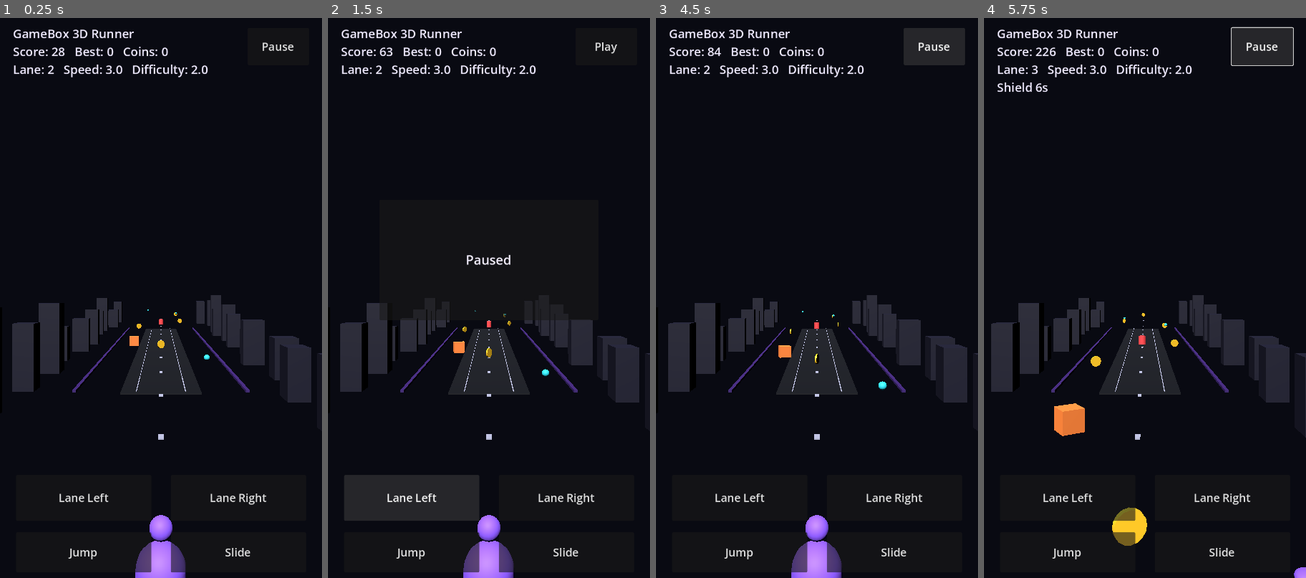
Above: before the commit, frames 1-4 (left to right).
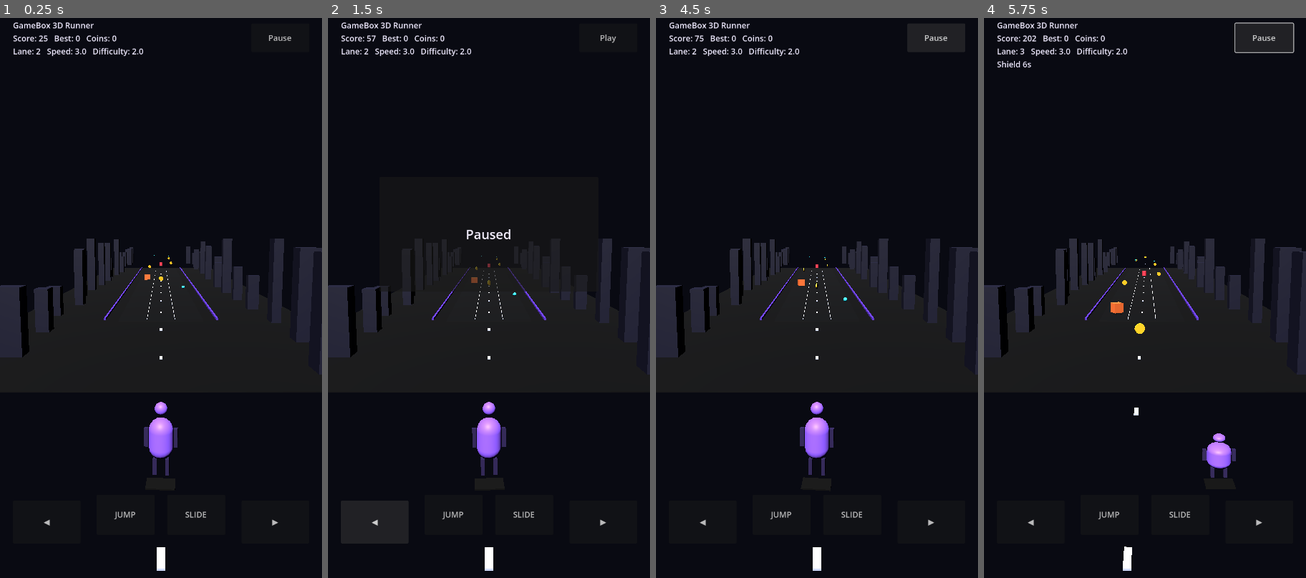
Above: after the commit, the same moments.

Repository: rahul12662006-cloud/GameBox3DRunnerGodot
Game: Godot game, scene res://scenes/Main.tscn
The game is run twice, just before and just after one commit, with the same random seed, the same clock (stepped at 60 frames per second) and the same inputs.
Inputs:
- Up to frame 1 (0.25 s): no input
- Up to frame 2 (1.5 s): click "Pause" at 0.5 s; click "Lane Left" (after the commit: "◀") at 1.25 s
- Up to frame 3 (4.5 s): click "Lane Right" (after the commit: "▶") at 2 s; click "Jump" (after the commit: "JUMP") at 2.75 s; click "Slide" (after the commit: "SLIDE") at 3.5 s; click "Play" at 4.25 s
- Up to frame 4 (5.75 s): hold Right (lane_right) from 5.03 s (still down); hold Shift (slide) from 5.03 s (still down)

The runs differ from the first frame. In frame 1, 14% of the frame differs, in the area x 0-100%, y 0-100%; in frame 2, 13%; in frame 3, 14%; in frame 4, 15%.

Commit message:
Improve Godot runner camera scale and visuals

Diff:
--- a/scripts/Main.gd
+++ b/scripts/Main.gd
@@ -1,13 +1,13 @@
 extends Node3D
 
 # GameBox 3D Runner - Android-safe real 3D prototype.
-# Phase 5A.1: fixes black screen by using a simpler renderer-safe scene and boot UI.
-
-const LANES = [-2.4, 0.0, 2.4]
-const PLAYER_Z = 5.0
-const SPAWN_Z = -64.0
-const DESPAWN_Z = 10.0
-const BASE_Y = 0.72
+# Phase 5A.2: camera, scale, UI and procedural low-poly art pass for a cleaner real-3D runner.
+
+const LANES = [-1.65, 0.0, 1.65]
+const PLAYER_Z = 3.2
+const SPAWN_Z = -82.0
+const DESPAWN_Z = 8.5
+const BASE_Y = 0.68
 
 var config = {
 	"gameName": "GameBox 3D Runner",
@@ -125,15 +125,16 @@
 	save.save("user://runner_score.cfg")
 
 func create_materials():
-	mats["road"] = make_mat(Color(0.06, 0.07, 0.10))
-	mats["road_side"] = make_mat(Color(0.22, 0.12, 0.42))
-	mats["lane"] = make_mat(Color(0.66, 0.67, 0.78))
+	mats["road"] = make_mat(Color(0.025, 0.028, 0.040))
+	mats["road_side"] = make_mat(Color(0.32, 0.18, 0.72))
+	mats["lane"] = make_mat(Color(0.72, 0.76, 0.92))
 	mats["player"] = make_mat(character_color())
 	mats["player_dark"] = make_mat(Color(0.15, 0.11, 0.28))
 	mats["coin"] = make_mat(Color(1.0, 0.78, 0.12))
 	mats["powerup"] = make_mat(Color(0.18, 0.88, 0.95))
-	mats["obstacle"] = make_mat(Color(1.0, 0.28, 0.30))
-	mats["box"] = make_mat(Color(1.0, 0.52, 0.22))
+	mats["obstacle"] = make_mat(Color(1.0, 0.22, 0.30))
+	mats["box"] = make_mat(Color(0.95, 0.42, 0.18))
+	mats["shadow"] = make_mat(Color(0.0, 0.0, 0.0, 0.45))
 	mats["env_dark"] = make_mat(Color(0.08, 0.08, 0.16))
 	mats["env_green"] = make_mat(Color(0.05, 0.32, 0.14))
 	mats["env_desert"] = make_mat(Color(0.52, 0.31, 0.14))
@@ -143,7 +144,8 @@
 func make_mat(color):
 	var mat = StandardMaterial3D.new()
 	mat.albedo_color = color
-	mat.roughness = 0.65
+	mat.roughness = 0.55
+	mat.metallic = 0.02
 	return mat
 
 func character_color():
@@ -192,33 +194,34 @@
 	RenderingServer.set_default_clear_color(e.background_color)
 
 	var sun = DirectionalLight3D.new()
-	sun.light_energy = 1.6
-	sun.rotation_degrees = Vector3(-48, -18, 0)
+	sun.light_energy = 2.25
+	sun.rotation_degrees = Vector3(-54, -18, 0)
 	add_child(sun)
 	var fill = OmniLight3D.new()
-	fill.position = Vector3(0, 5.0, 7.5)
-	fill.light_energy = 1.2
-	fill.omni_range = 18.0
+	fill.position = Vector3(0, 4.5, 5.8)
+	fill.light_energy = 1.45
+	fill.omni_range = 22.0
 	add_child(fill)
 
 	create_road()
 	create_environment_props()
 
 func create_road():
-	add_box("Road", Vector3(0, 0, -30), Vector3(4.0, 0.08, 38.0), mats["road"], world_root)
-	add_box("LeftRail", Vector3(-4.25, 0.12, -30), Vector3(0.18, 0.12, 38.0), mats["road_side"], world_root)
-	add_box("RightRail", Vector3(4.25, 0.12, -30), Vector3(0.18, 0.12, 38.0), mats["road_side"], world_root)
-	for x in [-1.2, 1.2]:
-		add_box("Lane", Vector3(x, 0.12, -30), Vector3(0.04, 0.04, 38.0), mats["lane"], world_root)
-	for z in range(-64, 8, 6):
-		add_box("Dash", Vector3(0, 0.16, float(z)), Vector3(0.18, 0.04, 0.45), mats["lane"], world_root)
+	add_box("GroundPlane", Vector3(0, -0.06, -32), Vector3(18.0, 0.05, 60.0), make_mat(Color(0.012, 0.014, 0.025)), world_root)
+	add_box("Road", Vector3(0, 0, -36), Vector3(5.1, 0.08, 46.0), mats["road"], world_root)
+	add_box("LeftRail", Vector3(-3.35, 0.14, -36), Vector3(0.12, 0.12, 46.0), mats["road_side"], world_root)
+	add_box("RightRail", Vector3(3.35, 0.14, -36), Vector3(0.12, 0.12, 46.0), mats["road_side"], world_root)
+	for x in [-0.83, 0.83]:
+		add_box("Lane", Vector3(x, 0.13, -36), Vector3(0.028, 0.035, 46.0), mats["lane"], world_root)
+	for z in range(-80, 8, 5):
+		add_box("Dash", Vector3(0, 0.17, float(z)), Vector3(0.12, 0.035, 0.40), mats["lane"], world_root)
 
 func create_environment_props():
 	var key = map_key()
-	for i in range(18):
-		var z = -62.0 + float(i) * 5.0
-		var left_x = -6.2 - randf() * 1.4
-		var right_x = 6.2 + randf() * 1.4
+	for i in range(26):
+		var z = -78.0 + float(i) * 4.5
+		var left_x = -5.9 - randf() * 1.2
+		var right_x = 5.9 + randf() * 1.2
 		match key:
 			"jungle":
 				create_tree(left_x, z)
@@ -236,8 +239,11 @@
 				create_building(right_x, z + 2.0)
 
 func create_building(x, z):
-	var h = randf_range(1.8, 4.8)
-	add_box("Building", Vector3(x, h * 0.5, z), Vector3(randf_range(0.9, 1.5), h, randf_range(0.9, 1.4)), mats["env_dark"], world_root)
+	var h = randf_range(1.6, 5.2)
+	var w = randf_range(0.55, 1.05)
+	add_box("Building", Vector3(x, h * 0.5, z), Vector3(w, h, randf_range(0.65, 1.05)), mats["env_dark"], world_root)
+	if randf() > 0.45:
+		add_box("WindowGlow", Vector3(x, h * 0.62, z - 0.56), Vector3(w * 0.42, 0.08, 0.018), mats["road_side"], world_root)
 
 func create_tree(x, z):
 	add_cylinder("Trunk", Vector3(x, 0.55, z), 0.16, 1.1, make_mat(Color(0.25, 0.12, 0.05)), world_root)
@@ -261,17 +267,21 @@
 	player_root.position = Vector3(LANES[lane_index], BASE_Y, PLAYER_Z)
 	player_body = Node3D.new()
 	player_root.add_child(player_body)
-	add_capsule("Body", Vector3(0, 0.42, 0), 0.34, 1.0, mats["player"], player_body)
-	add_sphere("Head", Vector3(0, 1.12, 0), Vector3(0.32, 0.32, 0.32), mats["player"], player_body)
-	add_box("LegL", Vector3(-0.16, -0.16, 0), Vector3(0.08, 0.34, 0.09), mats["player_dark"], player_body)
-	add_box("LegR", Vector3(0.16, -0.16, 0), Vector3(0.08, 0.34, 0.09), mats["player_dark"], player_body)
+	add_box("PlayerShadow", Vector3(0, -0.46, 0.10), Vector3(0.55, 0.025, 0.34), mats["shadow"], player_body)
+	add_capsule("Body", Vector3(0, 0.40, 0), 0.23, 0.78, mats["player"], player_body)
+	add_sphere("Head", Vector3(0, 0.98, 0), Vector3(0.24, 0.24, 0.24), mats["player"], player_body)
+	add_box("Chest", Vector3(0, 0.37, -0.05), Vector3(0.32, 0.32, 0.08), mats["player_dark"], player_body)
+	add_box("ArmL", Vector3(-0.28, 0.42, 0), Vector3(0.07, 0.36, 0.07), mats["player_dark"], player_body)
+	add_box("ArmR", Vector3(0.28, 0.42, 0), Vector3(0.07, 0.36, 0.07), mats["player_dark"], player_body)
+	add_box("LegL", Vector3(-0.12, -0.16, 0), Vector3(0.07, 0.32, 0.08), mats["player_dark"], player_body)
+	add_box("LegR", Vector3(0.12, -0.16, 0), Vector3(0.07, 0.32, 0.08), mats["player_dark"], player_body)
 
 func create_camera():
 	camera = Camera3D.new()
 	camera.name = "Camera"
-	camera.position = Vector3(0, 5.0, 11.0)
-	camera.look_at(Vector3(0, 0.6, -18), Vector3.UP)
-	camera.fov = 65
+	camera.position = Vector3(0, 4.75, 10.2)
+	camera.look_at(Vector3(0, 0.95, -20), Vector3.UP)
+	camera.fov = 72
 	camera.current = true
 	add_child(camera)
 
@@ -286,34 +296,34 @@
 	hud_label = Label.new()
 	hud_label.anchor_left = 0.04
 	hud_label.anchor_right = 0.96
-	hud_label.anchor_top = 0.035
-	hud_label.anchor_bottom = 0.18
-	hud_label.add_theme_font_size_override("font_size", 27)
+	hud_label.anchor_top = 0.025
+	hud_label.anchor_bottom = 0.135
+	hud_label.add_theme_font_size_override("font_size", 18)
 	hud_label.add_theme_color_override("font_color", Color(0.94, 0.92, 1.0))
 	root.add_child(hud_label)
 
-	pause_button = make_button("Pause", 0.77, 0.04, 0.96, 0.105)
+	pause_button = make_button("Pause", 0.78, 0.032, 0.96, 0.082)
 	pause_button.pressed.connect(toggle_pause)
 	root.add_child(pause_button)
 
-	var left_btn = make_button("Lane Left", 0.05, 0.82, 0.47, 0.90)
+	var left_btn = make_button("◀", 0.04, 0.865, 0.25, 0.94)
 	left_btn.pressed.connect(lane_left)
 	root.add_child(left_btn)
-	var right_btn = make_button("Lane Right", 0.53, 0.82, 0.95, 0.90)
+	var right_btn = make_button("▶", 0.75, 0.865, 0.96, 0.94)
 	right_btn.pressed.connect(lane_right)
 	root.add_child(right_btn)
-	var jump_btn = make_button("Jump", 0.05, 0.92, 0.47, 0.99)
+	var jump_btn = make_button("JUMP", 0.30, 0.855, 0.48, 0.925)
 	jump_btn.pressed.connect(jump)
 	root.add_child(jump_btn)
-	var slide_btn = make_button("Slide", 0.53, 0.92, 0.95, 0.99)
+	var slide_btn = make_button("SLIDE", 0.52, 0.855, 0.70, 0.925)
 	slide_btn.pressed.connect(slide)
 	root.add_child(slide_btn)
 
 	game_over_panel = Panel.new()
 	game_over_panel.anchor_left = 0.16
 	game_over_panel.anchor_right = 0.84
-	game_over_panel.anchor_top = 0.34
-	game_over_panel.anchor_bottom = 0.55
+	game_over_panel.anchor_top = 0.30
+	game_over_panel.anchor_bottom = 0.50
 	game_over_panel.visible = false
 	root.add_child(game_over_panel)
 
@@ -325,7 +335,7 @@
 	game_over_label.add_theme_color_override("font_color", Color(0.96, 0.94, 1.0))
 	game_over_panel.add_child(game_over_label)
 
-	restart_button = make_button("Restart", 0.29, 0.565, 0.71, 0.64)
+	restart_button = make_button("Restart", 0.32, 0.515, 0.68, 0.585)
 	restart_button.visible = false
 	restart_button.pressed.connect(reset_game)
 	root.add_child(restart_button)
@@ -337,7 +347,8 @@
 	btn.anchor_top = t
 	btn.anchor_right = r
 	btn.anchor_bottom = b
-	btn.add_theme_font_size_override("font_size", 25)
+	btn.add_theme_font_size_override("font_size", 18)
+	btn.modulate = Color(1, 1, 1, 0.82)
 	return btn
 
 func reset_game():
@@ -363,11 +374,11 @@
 	pause_button.text = "Pause"
 	player_root.position = Vector3(LANES[lane_index], BASE_Y, PLAYER_Z)
 	for i in range(8):
-		spawn_item(-16.0 - float(i) * 8.5)
+		spawn_item(-22.0 - float(i) * 9.2)
 	update_hud()
 
 func game_speed():
-	return 8.2 + float(config.get("speed", 3)) * 1.6 + float(config.get("difficulty", 2)) * 0.5 + min(distance_score / 700.0, 4.0)
+	return 7.6 + float(config.get("speed", 3)) * 1.35 + float(config.get("difficulty", 2)) * 0.45 + min(distance_score / 850.0, 3.3)
 
 func update_player(delta):
 	var target_x = LANES[lane_index]
@@ -387,7 +398,8 @@
 	else:
 		player_body.scale.y = lerp(player_body.scale.y, 1.0, min(delta * 14.0, 1.0))
 		player_body.position.y = lerp(player_body.position.y, 0.0, min(delta * 14.0, 1.0))
-	player_body.rotation_degrees.y = sin(Time.get_ticks_msec() * 0.008) * 4.0
+	player_body.rotation_degrees.y = sin(Time.get_ticks_msec() * 0.009) * 5.0
+	player_body.rotation_degrees.x = -4.0 if slide_timer > 0.0 else 0.0
 
 func update_powerups(delta):
 	shield_timer = max(0.0, shield_timer - delta)
@@ -422,7 +434,8 @@
 			item.node.queue_free()
 
 func update_camera(delta):
-	camera.position.x = lerp(camera.position.x, player_root.position.x * 0.12, min(delta * 3.0, 1.0))
+	camera.position.x = lerp(camera.position.x, player_root.position.x * 0.18, min(delta * 4.0, 1.0))
+	camera.look_at(Vector3(player_root.position.x * 0.10, 0.90, -20.0), Vector3.UP)
 
 func update_hud():
 	var score = int(distance_score)
@@ -457,38 +470,40 @@
 			kind = ["block", "gate", "cone", "barrier"].pick_random()
 	var node = create_item_node(kind)
 	node.position = Vector3(LANES[lane], item_height(kind), z)
+	if kind != "coin" and kind != "powerup":
+		add_box("ItemShadow", Vector3(0, -item_height(kind) + 0.08, 0.14), Vector3(0.48, 0.022, 0.34), mats["shadow"], node)
 	item_root.add_child(node)
 	items.append({"node": node, "lane": lane, "z": z, "kind": kind})
 
 func item_height(kind):
 	match kind:
-		"coin": return 1.25
-		"powerup": return 1.55
-		"gate": return 1.68
-		"ramp": return 0.28
-		_: return 0.55
+		"coin": return 1.15
+		"powerup": return 1.38
+		"gate": return 1.48
+		"ramp": return 0.26
+		_: return 0.48
 
 func create_item_node(kind):
 	var root = Node3D.new()
 	root.name = "Item_" + kind
 	match kind:
 		"coin":
-			add_cylinder("Coin", Vector3.ZERO, 0.28, 0.10, mats["coin"], root).rotation_degrees.x = 90
+			add_cylinder("Coin", Vector3.ZERO, 0.22, 0.08, mats["coin"], root).rotation_degrees.x = 90
 		"powerup":
-			add_sphere("Powerup", Vector3.ZERO, Vector3(0.32, 0.32, 0.32), mats["powerup"], root)
+			add_sphere("Powerup", Vector3.ZERO, Vector3(0.24, 0.24, 0.24), mats["powerup"], root)
 		"gate":
-			add_box("GateTop", Vector3(0, 0, 0), Vector3(0.85, 0.14, 0.14), mats["powerup"], root)
-			add_box("GateL", Vector3(-0.42, -0.72, 0), Vector3(0.08, 1.25, 0.10), mats["powerup"], root)
-			add_box("GateR", Vector3(0.42, -0.72, 0), Vector3(0.08, 1.25, 0.10), mats["powerup"], root)
+			add_box("GateTop", Vector3(0, 0, 0), Vector3(0.72, 0.12, 0.12), mats["powerup"], root)
+			add_box("GateL", Vector3(-0.36, -0.66, 0), Vector3(0.06, 1.12, 0.08), mats["powerup"], root)
+			add_box("GateR", Vector3(0.36, -0.66, 0), Vector3(0.06, 1.12, 0.08), mats["powerup"], root)
 		"ramp":
-			add_box("Ramp", Vector3.ZERO, Vector3(0.75, 0.28, 0.75), mats["box"], root)
+			add_box("Ramp", Vector3.ZERO, Vector3(0.62, 0.24, 0.62), mats["box"], root)
 			root.rotation_degrees.x = -12
 		"cone":
-			add_cylinder("Cone", Vector3.ZERO, 0.34, 0.78, mats["obstacle"], root)
+			add_cylinder("Cone", Vector3.ZERO, 0.26, 0.62, mats["obstacle"], root)
 		"barrier":
-			add_box("Barrier", Vector3.ZERO, Vector3(1.0, 0.62, 0.35), mats["obstacle"], root)
+			add_box("Barrier", Vector3.ZERO, Vector3(0.82, 0.48, 0.28), mats["obstacle"], root)
 		_:
-			add_box("Box", Vector3.ZERO, Vector3(0.82, 0.82, 0.82), mats["box"], root)
+			add_box("Box", Vector3.ZERO, Vector3(0.62, 0.62, 0.62), mats["box"], root)
 	return root
 
 func check_collision(item, remove_list):
Not shown, changed: README.md
